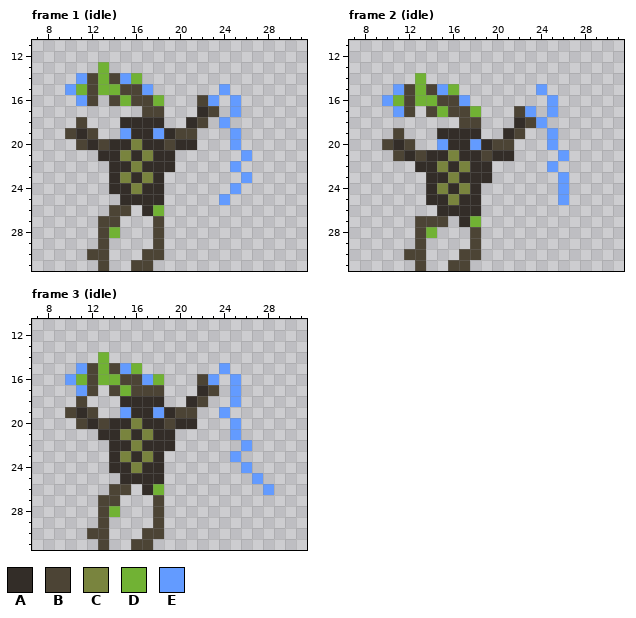
Pixel-art file: assets/mvania19/soldierblue.aseprite. Above is the file before it was changed.
32x32 pixels, 4 frames. Shown: frame 1 (idle): x 7..31, y 11..31; frame 2 (idle): x 7..31, y 11..31; frame 3 (idle): x 7..31, y 11..31. The commit also changed other frames, which this record leaves out.
Palette (. is transparent): A #332d28  B #4c4435  C #79843e  D #71b234  E #639bff
Pixels before, frame 1 (idle), first column x 10:
13 ...D.............
14 .EBDBED..........
15 EDBDDBBE......E..
16 .EB.BDBBD...BE.E.
17 .......BB...AB.E.
18 .B...AAAA..AB.E..
19 BAB..EAAEABB...E.
20 .BABAACAABAA...E.
21 ...AACACAA......E
22 ....AACAAA.....E.
23 ....ACACA.......E
24 ....AACAA......E.
25 .....AAAA.....E..
26 ....BB.AD........
27 ...BB...B........
28 ...BD...B........
29 ...B....B........
30 ..BB...BB........
31 ...B..BB.........
Pixels before, frame 2 (idle), first column x 10:
14 ...D.............
15 .EBDBED.......E..
16 EDBDDBBE.......E.
17 .EB.BDBBD...BE.E.
18 .......BB...ABE..
19 .B...AAAA..AB..E.
20 BAB..EAAEABB...E.
21 .BABAACAABAA....E
22 ...AACACAA.....E.
23 ....AACAAA......E
24 ....ACACA.......E
25 ....AACAA.......E
26 .....AAAA........
27 ...BBB.AD........
28 ...BD...B........
29 ...B....B........
30 ..BB...BB........
31 ...B..BB.........
Pixels before, frame 3 (idle), first column x 10:
14 ...D...............
15 .EBDBED.......E....
16 EDBDDBBED...BE.E...
17 .EB.BDBBB...AB.E...
18 .B...AAAA..AB..E...
19 BAB..EAAEABB..E....
20 .BABAACAABAA...E...
21 ...AACACAA.....E...
22 ....AACAAA......E..
23 ....ACACA......E...
24 ....AACAA.......E..
25 .....AAAA........E.
26 ....BB.AD.........E
27 ...BB...B..........
28 ...BD...B..........
29 ...B....B..........
30 ..BB...BB..........
31 ...B..BB...........
Once edited:
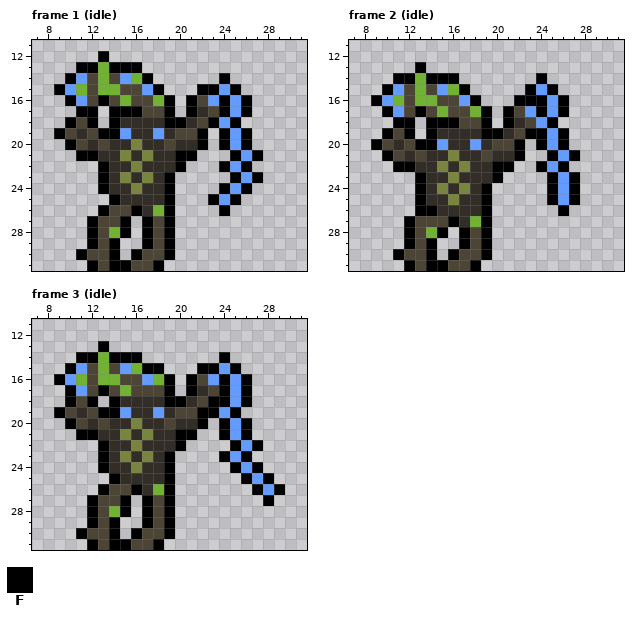
Colours new in this view: F #000000
Change:
Frame 1 (idle):
The author put colour F in row 12 at x 13; in row 13 at x 11 to 12 and 14 to 16; in row 14 at x 10, 17 and 24; in row 15 at x 9, 18, 22 to 23 and 25; in row 16 at x 10, 13, 19, 21, 24 and 26; in row 17 at x 11 to 12, 14 to 16, 19, 21, 24 and 26.
The author put colour F in row 18 at x 10, 12, 14, 19 to 20, 23 and 25; in row 19 at x 9, 13 to 14, 22, 24 and 26; in row 20 at x 10, 22, 24 and 26; in row 21 at x 11 to 12, 20 to 21, 25 and 27; in row 22 at x 13, 20, 24 and 26; in row 23 at x 13, 19, 25 and 27.
The author put colour F in row 24 at x 13, 19, 24 and 26; in row 25 at x 14, 19, 23 and 25; in row 26 at x 13, 16, 19 and 24; in rows 27 to 28 at x 12, 15, 17 and 19; in row 29 at x 12, 14, 17 and 19; in row 30 at x 11, 14, 16 and 19.
The author put colour F in row 31 at x 12, 14 to 15 and 18.
Frame 2 (idle):
The author put colour F in row 13 at x 13; in row 14 at x 11 to 12, 14 to 16 and 24; in row 15 at x 10, 17, 23 and 25; in row 16 at x 9, 18, 22 to 24 and 26; in row 17 at x 10, 13, 19, 21, 24 and 26; in row 18 at x 11 to 12, 14 to 16, 19, 21 and 25.
The author put colour F in row 19 at x 10, 12, 14, 19 to 20, 23 to 24 and 26; in row 20 at x 9, 13 to 14, 22, 24 and 26; in row 21 at x 10, 22, 25 and 27; in row 22 at x 11 to 12, 20 to 21, 24 and 26; in row 23 at x 13, 20, 25 and 27; in rows 24 to 25 at x 13, 19, 25 and 27.
The author put colour F in row 26 at x 13 to 14, 19 and 26; in row 27 at x 12, 16 and 19; in row 28 at x 12, 15, 17 and 19; in row 29 at x 12, 14, 17 and 19; in row 30 at x 11, 14, 16 and 19; in row 31 at x 12, 14 to 15 and 18.
Frame 3 (idle):
The author put colour F in row 13 at x 13; in row 14 at x 11 to 12, 14 to 16 and 24; in row 15 at x 10, 17 to 18, 22 to 23 and 25; in row 16 at x 9, 19, 21, 24 and 26; in row 17 at x 10, 13, 19, 21, 24 and 26; in row 18 at x 10, 12, 14, 19 to 20, 23 to 24 and 26.
The author put colour F in row 19 at x 9, 13 to 14, 22 to 23 and 25; in row 20 at x 10, 22, 24 and 26; in row 21 at x 11 to 12, 20 to 21, 24 and 26; in row 22 at x 13, 20, 25 and 27; in row 23 at x 13, 19, 24 and 26; in row 24 at x 13, 19, 25 and 27.
The author put colour F in row 25 at x 14, 19, 26 and 28; in row 26 at x 13, 16, 19, 27 and 29; in row 27 at x 12, 15, 17, 19 and 28; in row 28 at x 12, 15, 17 and 19; in row 29 at x 12, 14, 17 and 19; in row 30 at x 11, 14, 16 and 19.
The author put colour F in row 31 at x 12, 14 to 15 and 18.
Changed places in both pictures, as pixel boxes (x1, y1, x2, y2):
added: (54, 51, 263, 271)
added: (371, 62, 580, 271)
added: (54, 341, 285, 550)
